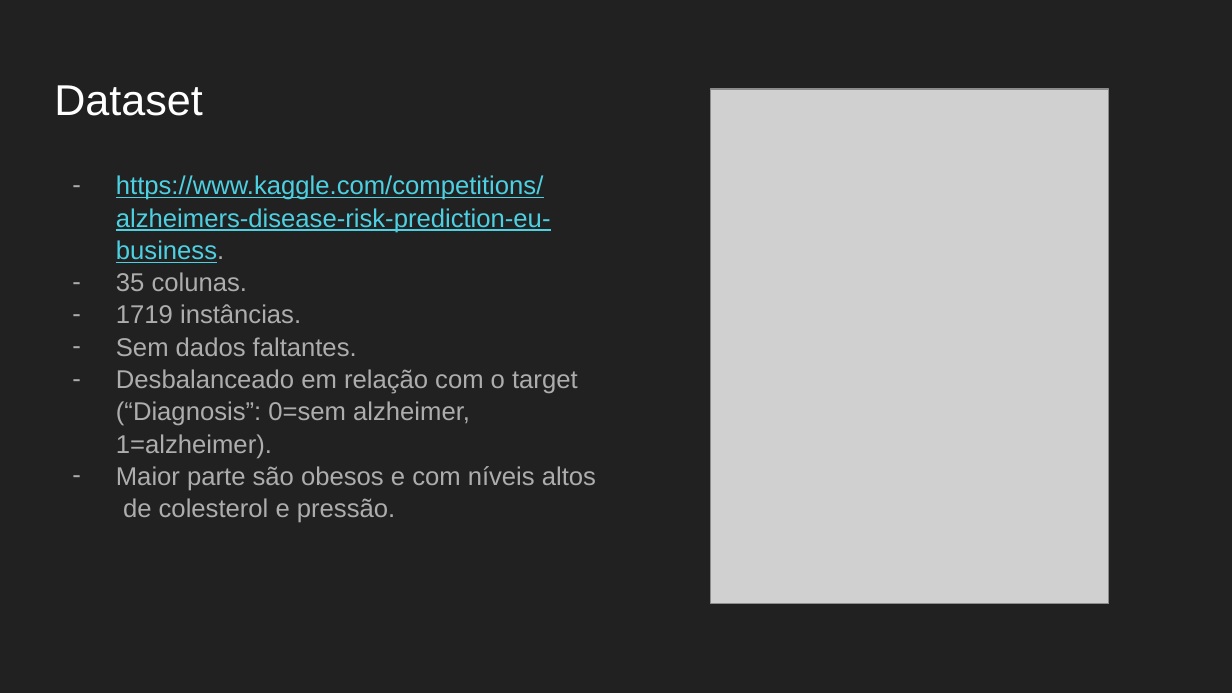
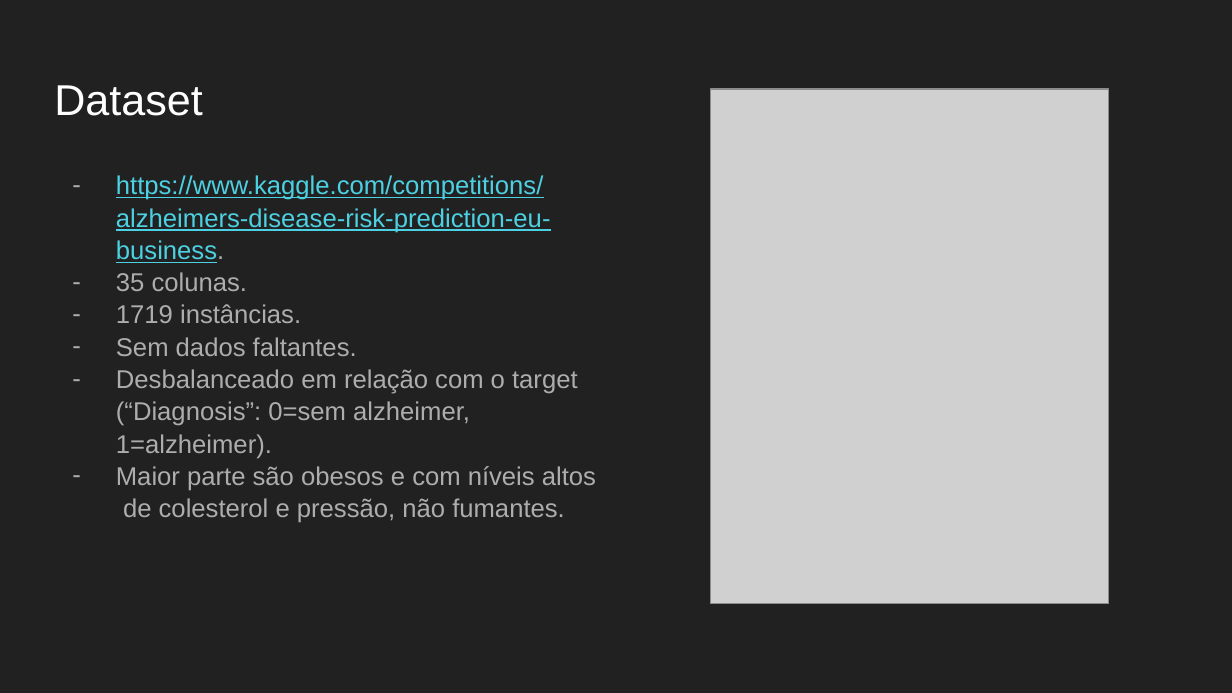
Before and after one commit to Dpbm/mestrado-aulas, a slide deck: slide 4 of mineracao-de-dados/trabalho/apresentacao/Projeto Mineração de Dados.pptx. Drawn at 1232x693 pixels with LibreOffice and Linux fonts; fonts in the diff are those of the drawing; grey boxes stand for pictures. Boxes give left, top, right and bottom in pixels: in the first picture for what was removed or moved away, otherwise in the second. Text is boxed around its words. In the diff, an @@ line names an element or a change of style, - is before the commit and + after.

```diff
--- a/mineracao-de-dados/trabalho/apresentacao/Projeto Mineração de Dados.pptx
+++ b/mineracao-de-dados/trabalho/apresentacao/Projeto Mineração de Dados.pptx
@@ text at (x1=116, y1=466, x2=596, y2=523): text changed @@
-– Maior parte são obesos e com níveis altos de colesterol e pressão.
+– Maior parte são obesos e com níveis altos de colesterol e pressão, não fumantes.
```
Also in this commit, not shown: 2 other slides changed, 2 other files.
